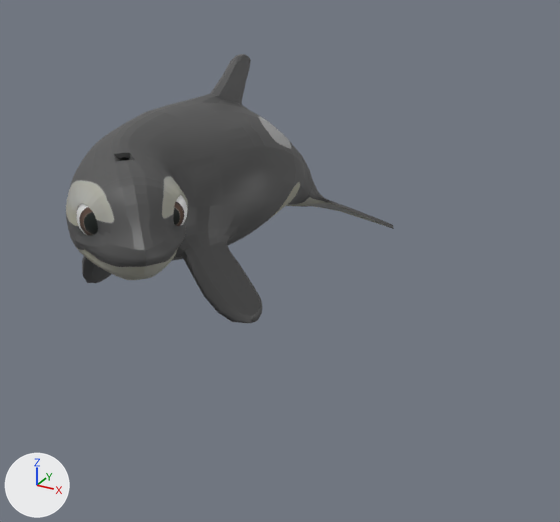
The FBX model FirstPersonWhale/Assets/Animation/scarlet_stop_pointing.fbx as it was, and as the next commit left it.
Before and after are seen from a 50 mm lens placed at (2.31, -3.56, 1.7), pointed at (0.47, -0.22, 0.03). The lights are fixed; the arrows at lower left show +X, +Y and +Z. Both versions are drawn at frame 2 of the action 'Take 001'; the numbers are the values there.

Names of what the first picture shows: 'luna:left_eye_geo', 'luna:luna_geo', 'luna:right_eye_geo'.
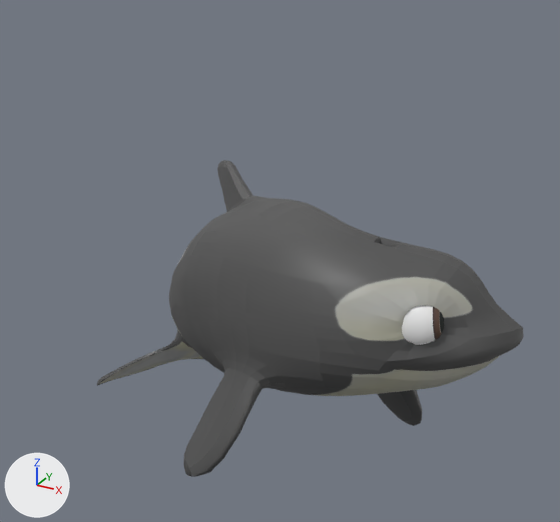
Where the change shows, as pixel boxes [x1, y1, x2, y2] in the pictures (560 x 522 px):
'luna:luna_geo', posed (30% wider, 18% taller): before [66, 54, 394, 323]; after [97, 160, 524, 477]
'luna:right_eye_geo', posed: before [77, 204, 98, 236]; after [402, 305, 444, 345]
'luna:left_eye_geo', posed (not visible afterwards): before [173, 195, 187, 226]
bone 'luna:center_root_bind_joint', root to tip: before (134, 200) to (130, 136); after (325, 305) to (320, 223)
bone 'luna:center_neck_bind_joint', root to tip: before (134, 200) to (132, 169); after (325, 305) to (325, 266)
bone 'luna:left_eye_bind_joint', root to tip: before (163, 210) to (161, 187); after (428, 293) to (425, 267)
bone 'luna:right_eye_bind_joint', root to tip: before (101, 216) to (103, 238); after (414, 318) to (413, 346)

Edits to the bpy script that builds the scene:
```text
Change bone_luna_center_root_bind_joint:
    where bone_luna_center_root_bind_joint = bpy.data.objects['Armature'].pose.bones['luna:center_root_bind_joint']  # child of 'luna:Luna_root_bind_joint'
    bone_luna_center_root_bind_joint.location: (0.2, 5.4, 0.0) -> (-40.4, -2.5, 120.7)
    bone_luna_center_root_bind_joint.rotation_quaternion: (1.0, 0.0, 0.0, -0.017) -> (0.885, -0.031, 0.442, -0.145)  # degrees (0, 0, -2) -> degrees (-17, 51, -27)
Change bone_luna_center_neck_bind_joint:
    where bone_luna_center_neck_bind_joint = bpy.data.objects['Armature'].pose.bones['luna:center_neck_bind_joint']  # child of 'luna:center_root_bind_joint'
    bone_luna_center_neck_bind_joint.rotation_quaternion: (0.975, -0.005, 0.222, 0.013) -> (0.971, -0.022, 0.221, 0.09)  # degrees (0, 26, 2) -> degrees (0, 26, 11)
Change bone_luna_left_eye_bind_joint:
    where bone_luna_left_eye_bind_joint = bpy.data.objects['Armature'].pose.bones['luna:left_eye_bind_joint']  # child of 'luna:left_eye_socket_bind_joint'
    bone_luna_left_eye_bind_joint.rotation_quaternion: (0.999, 0.001, 0.027, 0.031) -> (0.976, 0.015, 0.207, 0.069)  # degrees (0, 3, 4) -> degrees (4, 24, 9)
Change bone_luna_right_eye_bind_joint:
    where bone_luna_right_eye_bind_joint = bpy.data.objects['Armature'].pose.bones['luna:right_eye_bind_joint']  # child of 'luna:right_eye_socket_bind_joint'
    bone_luna_right_eye_bind_joint.rotation_quaternion: (0.985, -0.007, 0.167, -0.042) -> (1.0, 0.0, -0.018, 0.001)  # degrees (-2, 19, -5) -> degrees (0, -2, 0)
```
